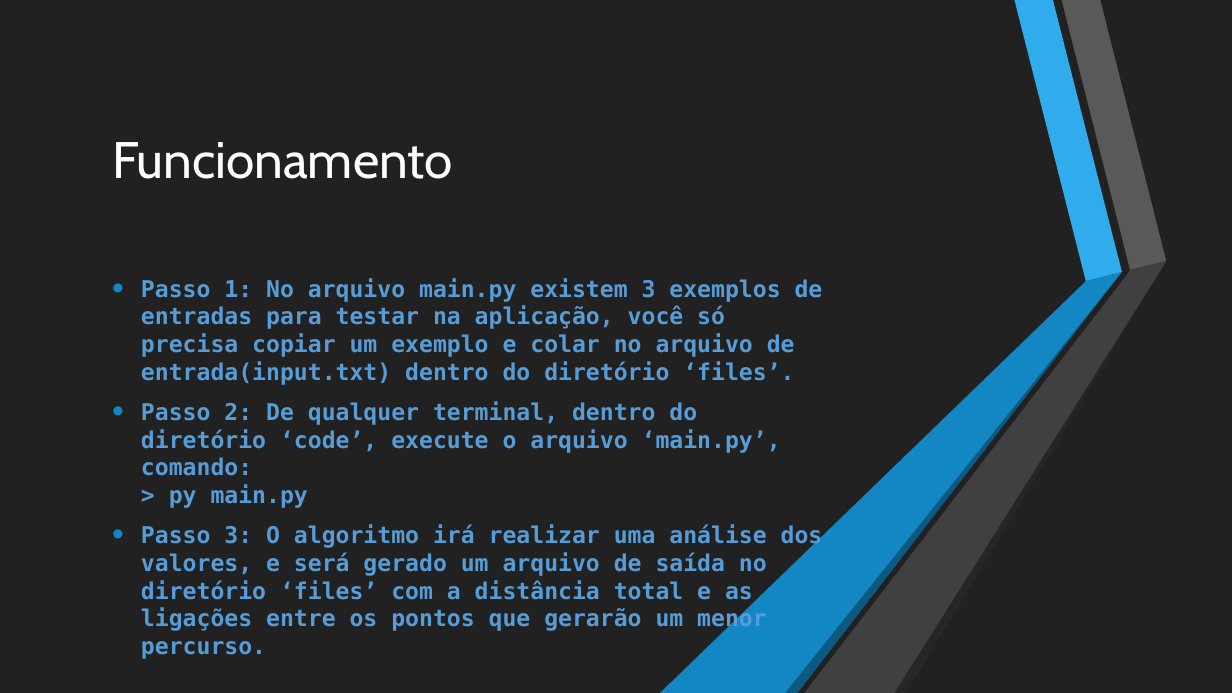
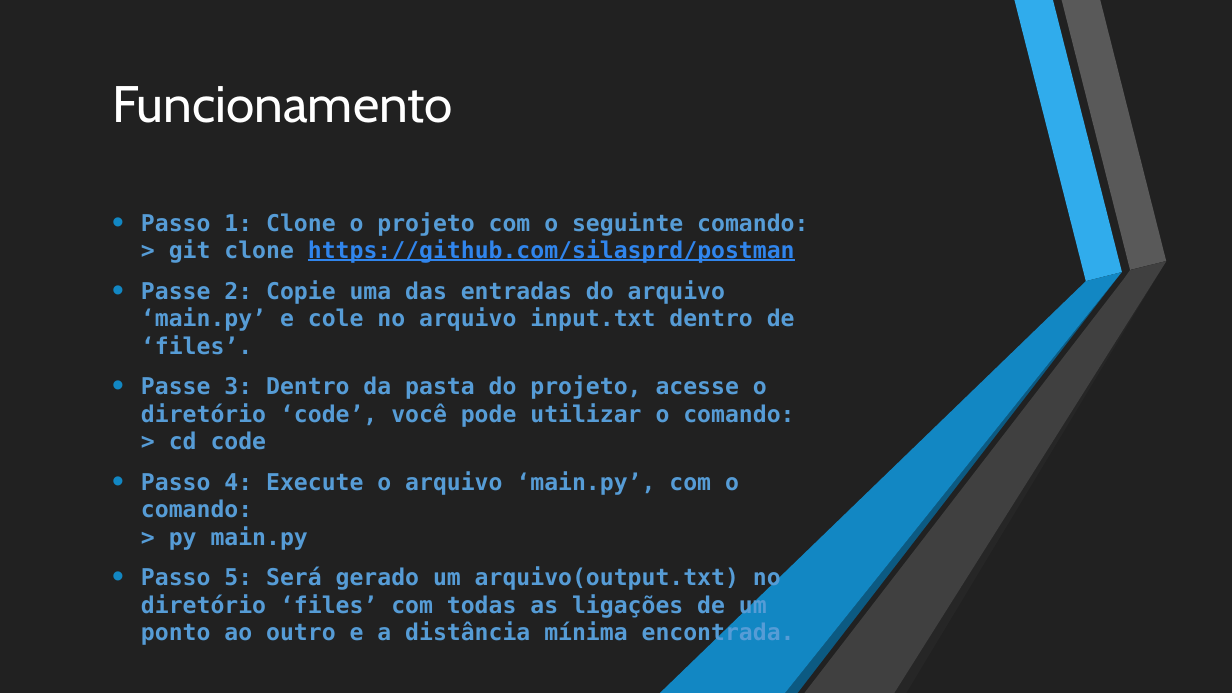
Before and after one commit to silasprd/postman, a slide deck: slide 5 of Explicação.pptx. Drawn at 1232x693 pixels with LibreOffice and Linux fonts; fonts in the diff are those of the drawing. Boxes give left, top, right and bottom in pixels: in the first picture for what was removed or moved away, otherwise in the second. Text is boxed around its words. In the diff, an @@ line names an element or a change of style, - is before the commit and + after.

Commit message:
modified presentation file

```diff
--- a/Explicação.pptx
+++ b/Explicação.pptx
@@ title "Funcionamento": place and size @@
-title "Funcionamento" at (112,142,453,179)
+title "Funcionamento" at (112,86,453,123)
@@ text at (141,212,808,647): text changed @@
-• Passo 1: No arquivo main.py existem 3 exemplos de entradas para testar na aplicação, você só precisa copiar um exemplo e colar no arquivo de entrada(input.txt) dentro do diretório ‘files’.
-• Passo 2: De qualquer terminal, dentro do diretório ‘code’, execute o arquivo ‘main.py’, comando:
-  > py main.py
-• Passo 3: O algoritmo irá realizar uma análise dos valores, e será gerado um arquivo de saída no diretório ‘files’ com a distância total e as ligações entre os pontos que gerarão um menor percurso.
+• Passo 1: Clone o projeto com o seguinte comando:
+  > git clone https://github.com/silasprd/postman
+• Passe 2: Copie uma das entradas do arquivo ‘main.py’ e cole no arquivo input.txt dentro de ‘files’.
+• Passe 3: Dentro da pasta do projeto, acesse o diretório ‘code’, você pode utilizar o comando:
+  > cd code
+• Passo 4: Execute o arquivo ‘main.py’, com o comando:
+  > py main.py
+• Passo 5: Será gerado um arquivo(output.txt) no diretório ‘files’ com todas as ligações de um ponto ao outro e a distância mínima encontrada.
```
